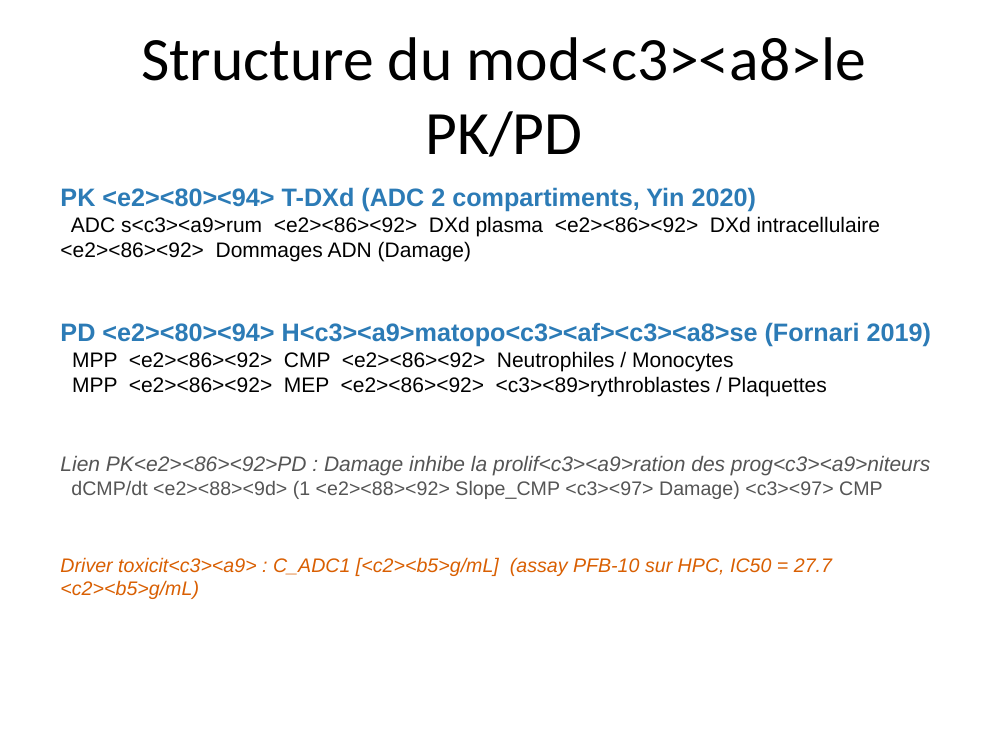
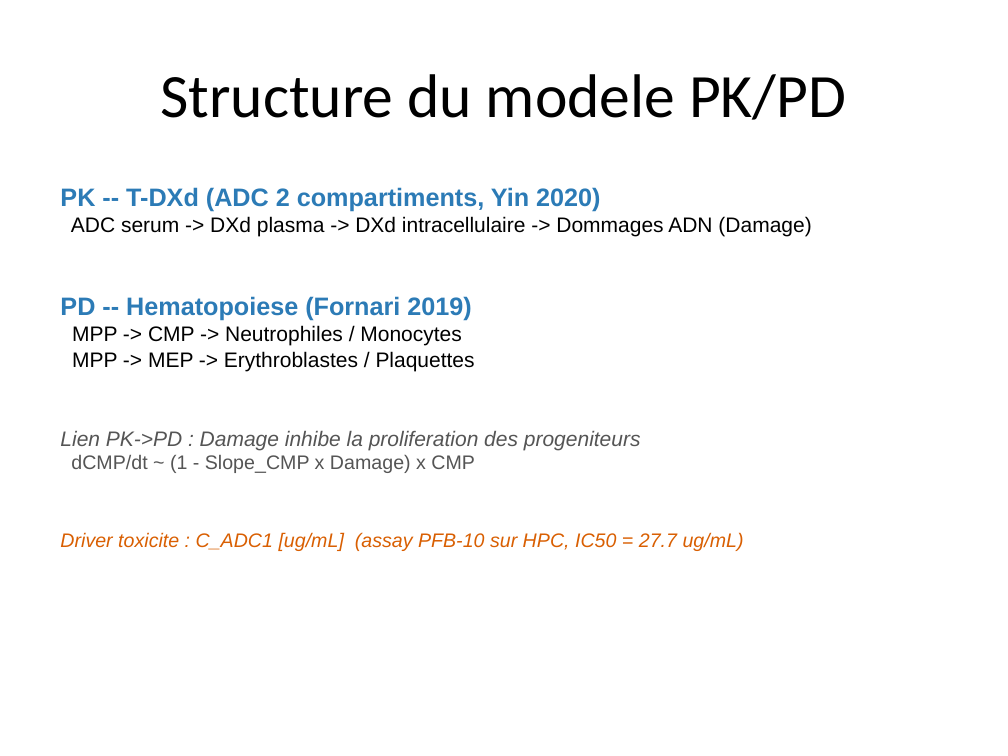
Before and after one commit to omarhss4k/Hema, a slide deck: slide 3 of scripts_tdxd/TDXD_presentation.pptx. Drawn at 1008x756 pixels with LibreOffice and Linux fonts; fonts in the diff are those of the drawing. Boxes give left, top, right and bottom in pixels: in the first picture for what was removed or moved away, otherwise in the second. Text is boxed around its words. In the diff, an @@ line names an element or a change of style, - is before the commit and + after.

```diff
--- a/scripts_tdxd/TDXD_presentation.pptx
+++ b/scripts_tdxd/TDXD_presentation.pptx
@@ title at [160,74,846,120]: text changed @@
-Structure du mod<c3><a8>le PK/PD
+Structure du modele PK/PD
@@ text at [60,187,811,551]: text changed @@
-PK <e2><80><94> T-DXd (ADC 2 compartiments, Yin 2020)
-ADC s<c3><a9>rum <e2><86><92> DXd plasma <e2><86><92> DXd intracellulaire <e2><86><92> Dommages ADN (Damage)
-PD <e2><80><94> H<c3><a9>matopo<c3><af><c3><a8>se (Fornari 2019)
-MPP <e2><86><92> CMP <e2><86><92> Neutrophiles / Monocytes
-MPP <e2><86><92> MEP <e2><86><92> <c3><89>rythroblastes / Plaquettes
-Lien PK<e2><86><92>PD : Damage inhibe la prolif<c3><a9>ration des prog<c3><a9>niteurs
-dCMP/dt <e2><88><9d> (1 <e2><88><92> Slope_CMP <c3><97> Damage) <c3><97> CMP
-Driver toxicit<c3><a9> : C_ADC1 [<c2><b5>g/mL] (assay PFB-10 sur HPC, IC50 = 27.7 <c2><b5>g/mL)
+PK -- T-DXd (ADC 2 compartiments, Yin 2020)
+ADC serum -> DXd plasma -> DXd intracellulaire -> Dommages ADN (Damage)
+PD -- Hematopoiese (Fornari 2019)
+MPP -> CMP -> Neutrophiles / Monocytes
+MPP -> MEP -> Erythroblastes / Plaquettes
+Lien PK->PD : Damage inhibe la proliferation des progeniteurs
+dCMP/dt ~ (1 - Slope_CMP x Damage) x CMP
+Driver toxicite : C_ADC1 [ug/mL] (assay PFB-10 sur HPC, IC50 = 27.7 ug/mL)
```
Also in this commit, not shown: 11 other slides changed, 1 other file.
